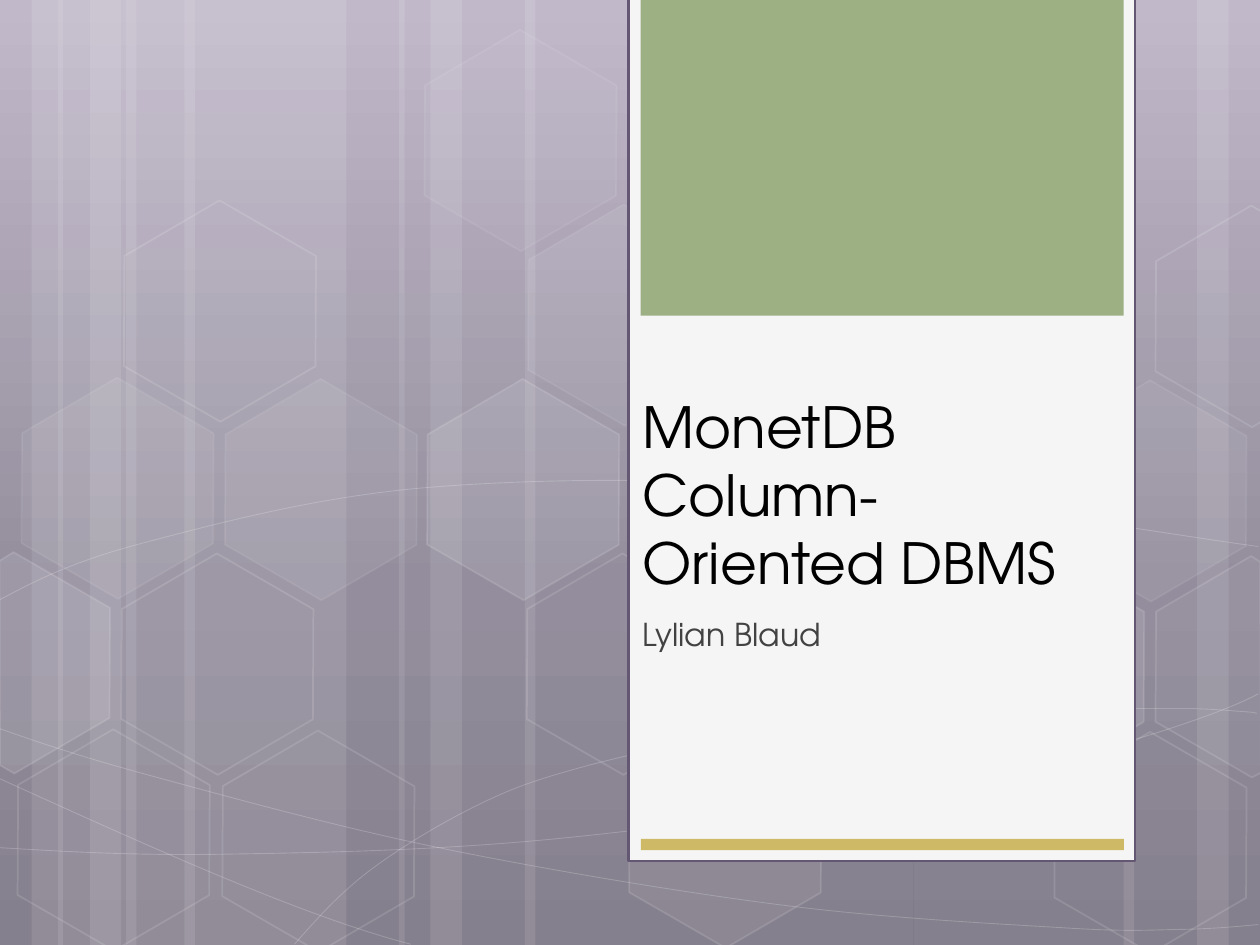
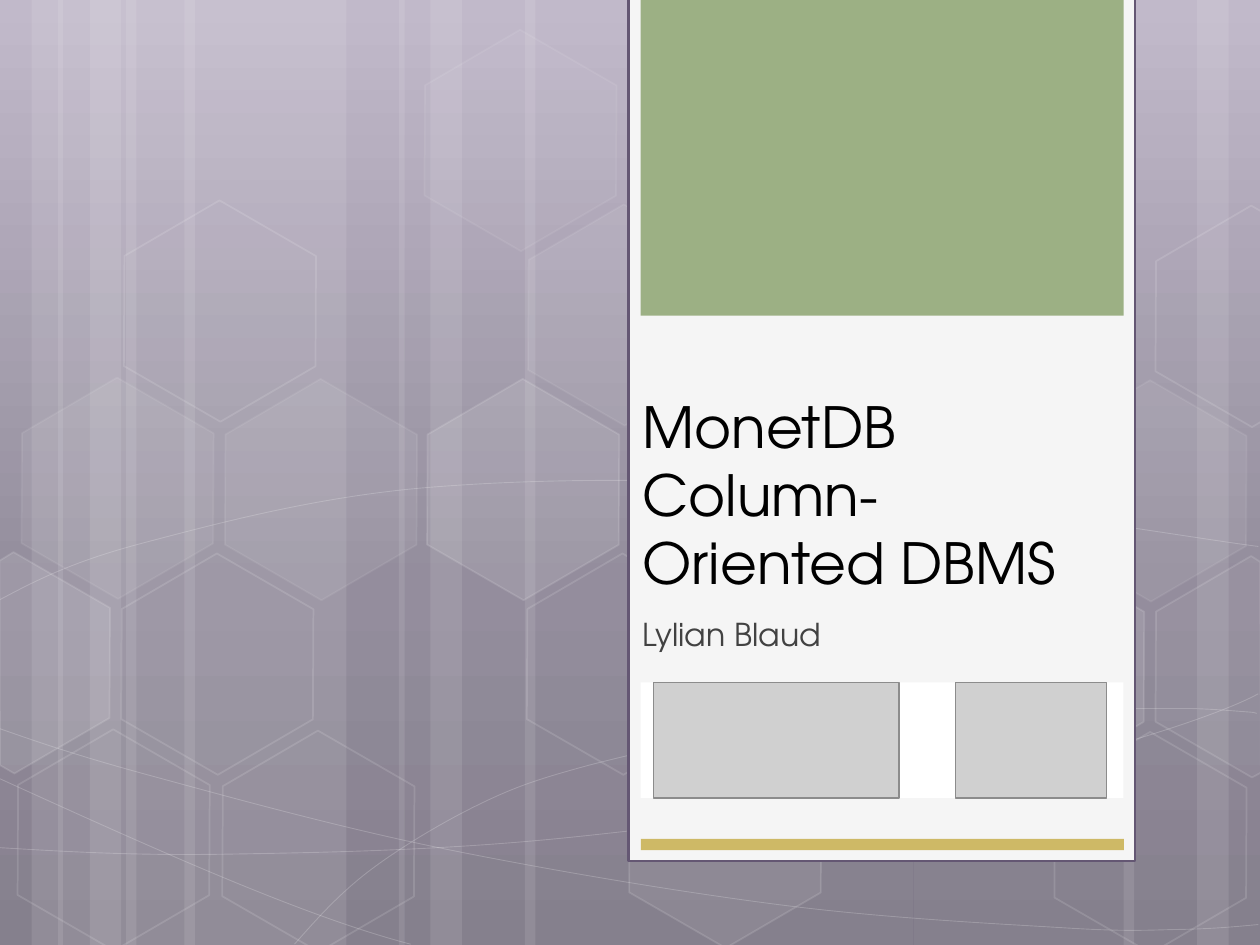
Before and after one commit to helpcat/bigdataworkshop2, a slide deck: slide 1 of slides/MonetDB workshop.pptx. Drawn at 1260x945 pixels with LibreOffice and Linux fonts; fonts in the diff are those of the drawing; grey boxes stand for pictures. Boxes give left, top, right and bottom in pixels: in the first picture for what was removed or moved away, otherwise in the second. Text is boxed around its words. In the diff, an @@ line names an element or a change of style, - is before the commit and + after.

```diff
--- a/slides/MonetDB workshop.pptx
+++ b/slides/MonetDB workshop.pptx
@@ rectangle added at [640,683,1123,799], fill #FFFFFF @@
@@ picture added at [654,683,900,799] @@
@@ picture added at [955,683,1106,799] @@
```
Also in this commit, not shown: 4 other slides changed, 1 slide removed, 2 other files.
